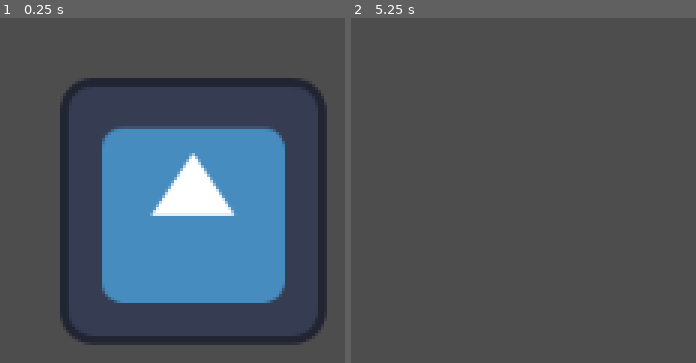
Above: before the commit, frames 1-2 (left to right).
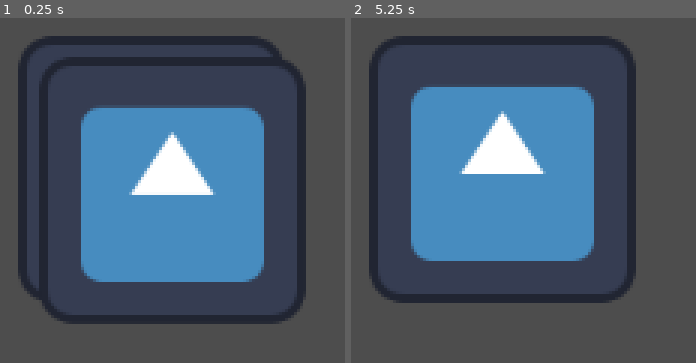
Above: after the commit, the same moments.

Repository: 3vanJB/MendingGame
Game: Godot game, scene res://minigames/click_random_buttons.tscn
The game is run twice, just before and just after one commit, with the same random seed, the same clock (stepped at 60 frames per second) and the same inputs. The engine's default icon, where the game draws it, is replaced by a stand-in: a white triangle on a blue panel in a dark square.
Inputs (mouse positions are in pixels of both pictures, inside the frame that each line leads up to):
- Up to frame 1 (0.25 s): no input
- Up to frame 2 (5.25 s): tap Enter at 0.5, 2, 3.5 s; move the mouse to (outside the picture) at 0.52 s; press the mouse at (outside the picture) at 0.53 s; tap Space at 1.25, 2.75, 4.25 s; move the mouse to (outside the picture) at 1.27 s; release the mouse at (outside the picture) at 1.28 s; click (outside the picture) at 1.35 s; move the mouse to (outside the picture) at 2.02 s; press the mouse at (outside the picture) at 2.03 s; move the mouse to (outside the picture) at 2.77 s; release the mouse at (outside the picture) at 2.78 s; click (outside the picture) at 2.85 s; move the mouse to (outside the picture) at 3.52 s; press the mouse at (outside the picture) at 3.53 s; move the mouse to (outside the picture) at 4.27 s; release the mouse at (outside the picture) at 4.28 s; click (outside the picture) at 4.35 s; move the mouse to (623, 169) at 5.02 s; press the mouse at (623, 169) at 5.03 s

The runs differ from the first frame. In frame 1, 34% of the frame differs, in the area x 5-95%, y 5-95%; in frame 2, 34%, in the area x 5-83%, y 5-83%.

Commit message:
make it so buttons only clicked when left_mouse is clicked (previously also when held) and make it so overlapping buttons can only be clicked one at a time

Diff:
--- a/mending-game/game_elements/n_times_button.gd
+++ b/mending-game/game_elements/n_times_button.gd
@@ -16,15 +16,17 @@
 	button.add_child(collision)
 	return button
 
-func _process(_delta: float) -> void:
-	if Input.is_action_pressed("click") && mouse_inside_area:
+func _input(event: InputEvent) -> void:
+	if event.is_action_pressed("click") && mouse_inside_area:
 		clicks -= 1
 	if clicks < 1:
 		queue_free()
 
 func _on_mouse_shape_entered(_shape_idx: int) -> void:
 	mouse_inside_area = true
+	print(mouse_inside_area)
 
 
 func _on_mouse_shape_exited(_shape_idx: int) -> void:
 	mouse_inside_area = false
+	print(mouse_inside_area)
--- a/mending-game/minigames/click_random_buttons.gd
+++ b/mending-game/minigames/click_random_buttons.gd
@@ -1,16 +1,23 @@
 extends Node
 
+@onready var area_2d: Area2D = $Area2D
 
 func _on_ready() -> void:
-	var sprite = Sprite2D.new()
-	sprite.texture = load("res://icon.svg")
+	get_viewport().physics_object_picking_sort = true
+	get_viewport().physics_object_picking_first_only = true
+	generate_buttons(2)
 
-	var shape = RectangleShape2D.new()
-	shape.size = sprite.texture.get_size()
+func generate_buttons(number:=1) -> void:
+	for n in number:
+		var sprite = Sprite2D.new()
+		sprite.texture = load("res://icon.svg")
 
-	var collision = CollisionShape2D.new()
-	collision.shape = shape
+		var shape = RectangleShape2D.new()
+		shape.size = sprite.texture.get_size()
 
-	var button = NTimesButton.new_button(sprite, collision)
-	button.set_global_position(Vector2(20.0, 20.0))
-	add_child(button)
+		var collision = CollisionShape2D.new()
+		collision.shape = shape
+
+		var button = NTimesButton.new_button(sprite, collision)
+		button.set_global_position(Vector2(10.0 * n, 10.0 * n))
+		add_child(button)
